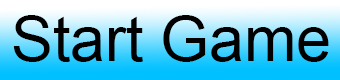
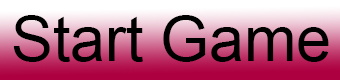
Layers edited between the first and the second w=340, h=80 image:
painted on "Gradient" over left=0, top=5, right=340, bottom=80
painted on "BG" over left=0, top=5, right=340, bottom=80
